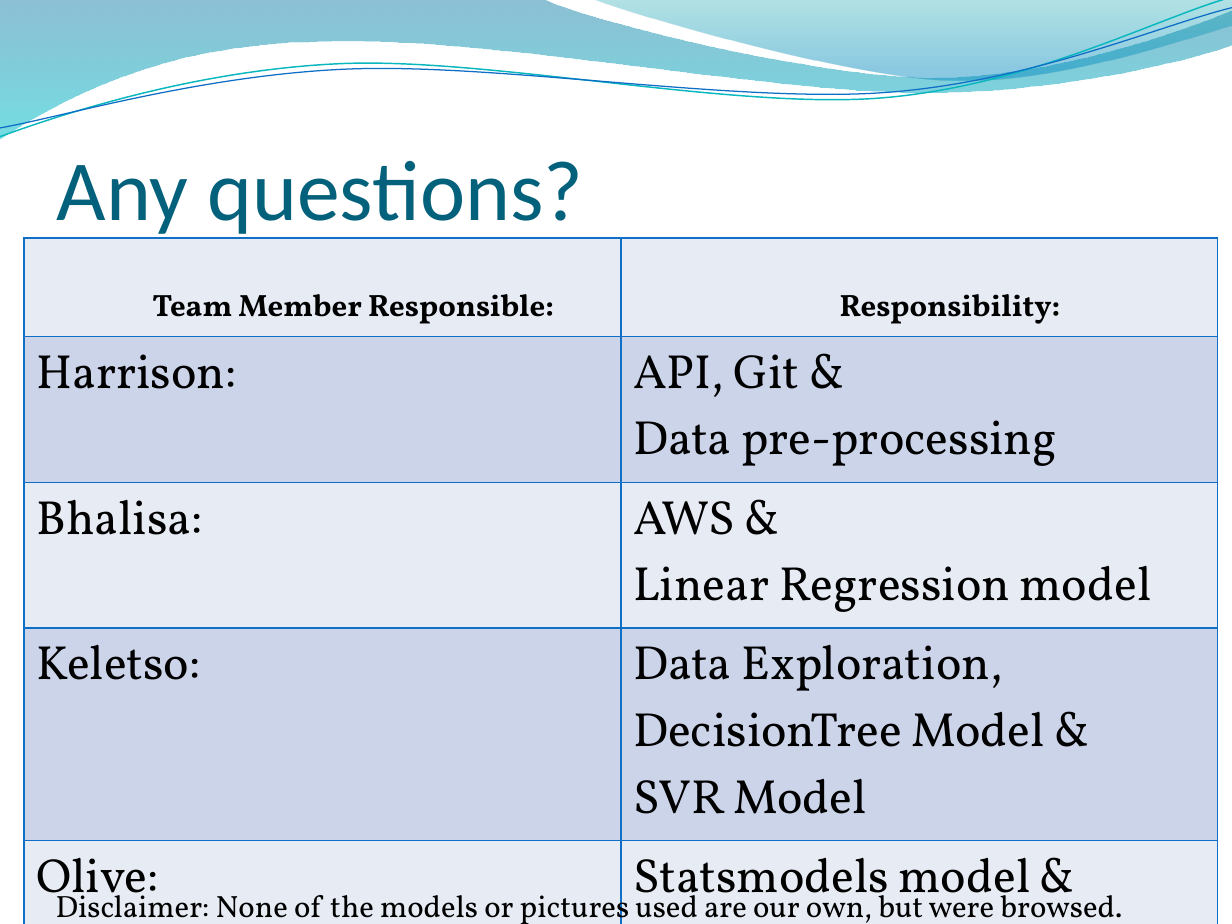
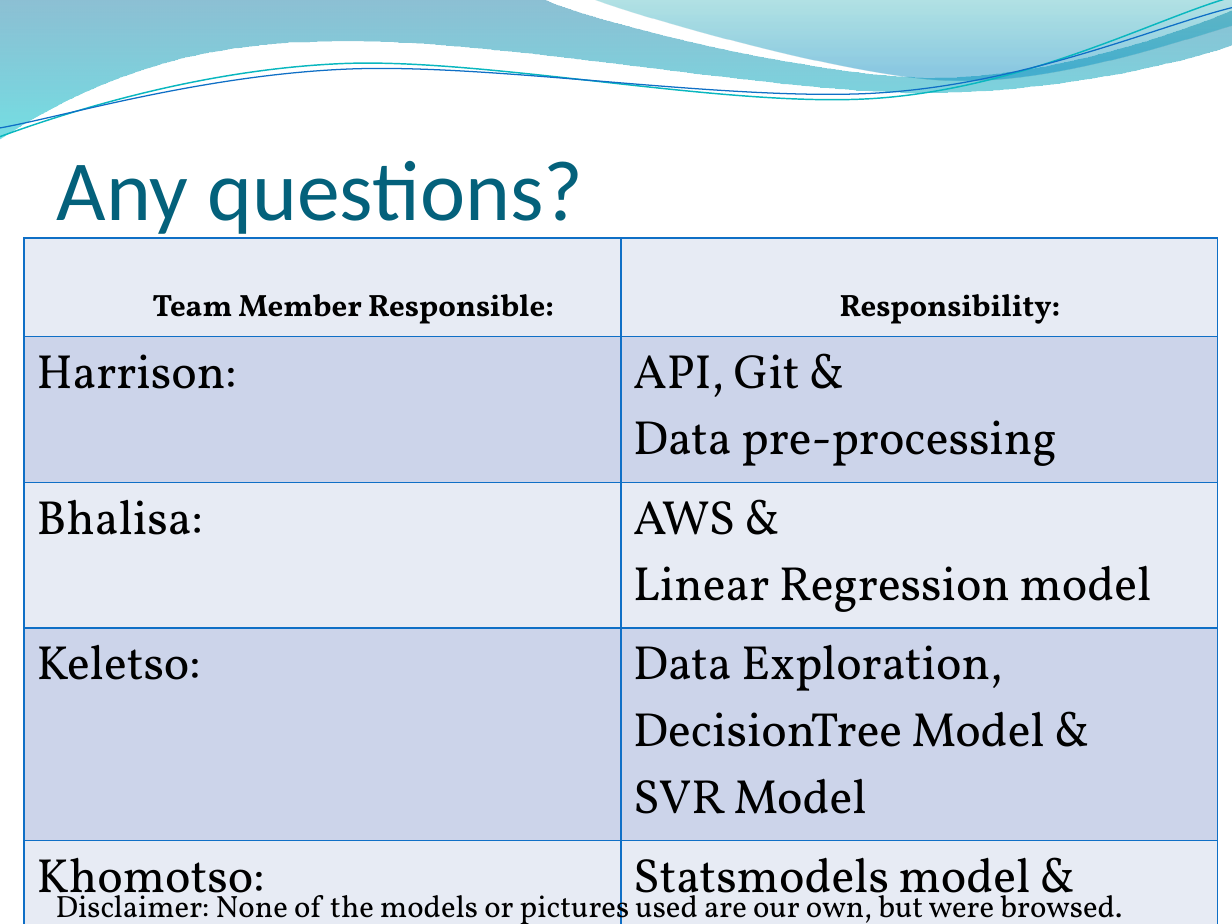
Before and after one commit to lkrump7/regression-apples-predict-api-template, a slide deck: slide 30 of What will the apples cost.pptx. Drawn at 1232x924 pixels with LibreOffice and Linux fonts; fonts in the diff are those of the drawing; background and template pictures are left out. Boxes give left, top, right and bottom in pixels: in the first picture for what was removed or moved away, otherwise in the second. Text is boxed around its words. In the diff, an @@ line names an element or a change of style, - is before the commit and + after.

```diff
--- a/What will the apples cost.pptx
+++ b/What will the apples cost.pptx
@@ table at [25,238,1217,918] @@
-row 5, column 1: Olive:
+row 5, column 1: Khomotso:
```
